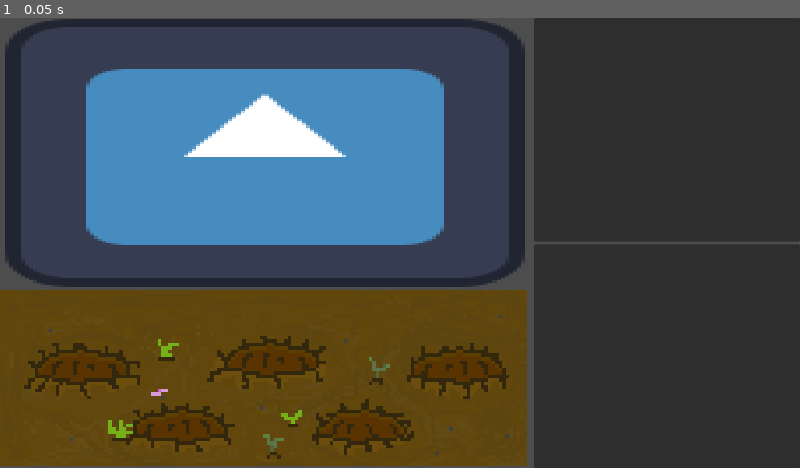
Above: before the commit, frame 1.
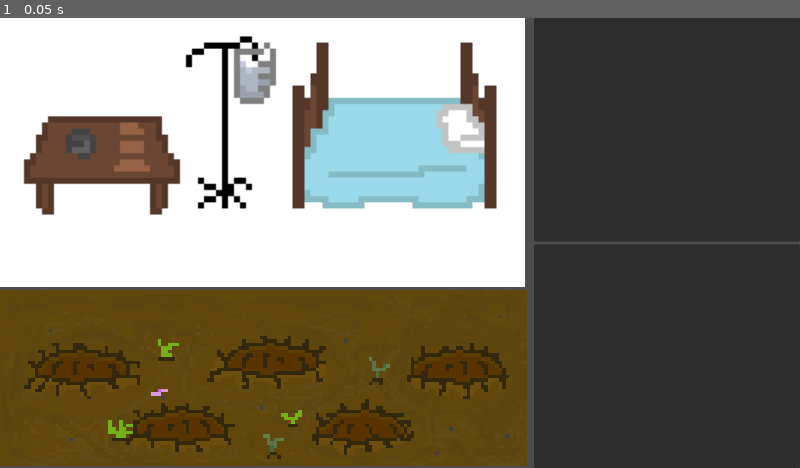
Above: after the commit, the same moment.

Repository: Chasmessian/Shadow-Alchemy
Game: Godot game, scene res://world.tscn
Two runs of this game, one before a commit and one after it. Both use one fixed random seed, a clock stepped at 60 frames per second and the inputs below. The engine's default icon, where the game draws it, is replaced by a stand-in: a white triangle on a blue panel in a dark square.
Inputs:
- Up to frame 1 (0.05 s): no input

The runs differ from the first frame. In frame 1, 38% of the frame differs, in the area x 0-66%, y 0-60%.

Commit message:
Quick background draft

Diff:
--- a/journal.gd
+++ b/journal.gd
@@ -49,12 +49,10 @@
 func _on_left_arrow_pressed():
 	print("Journal: Left Arrow")
 	change_page(-1)
-	print(page_number)
 
 func _on_right_arrow_pressed():
 	print("Journal: Right Arrow")
 	change_page(1)
-	print(page_number)
 
 func change_page(amount): #Just for changing the page
 	page_number += amount
@@ -63,7 +61,6 @@
 
 func get_page(number): # Whenever we need to update the page I guess? Journal should always start at page 0.
 	var mandela_effect = RandomNumberGenerator.new().randi_range(1,100)
-	print(mandela_effect)
 	if number == 10 and mandela_effect > 90:
 			current_title_left.text = "Mambella's Effect"
 			current_title_right.text = "Mambella's Effect"
--- a/journal.tscn
+++ b/journal.tscn
@@ -1,10 +1,10 @@
 [gd_scene load_steps=6 format=3 uid="uid://drmrj53ferrvw"]
 
 [ext_resource type="Script" path="res://journal.gd" id="1_3nkps"]
-[ext_resource type="Texture2D" uid="uid://che6nifmou86t" path="res://UI/journal.png" id="1_3qhr3"]
-[ext_resource type="Texture2D" uid="uid://cp24vf1dyuc5t" path="res://UI/arrow_left.png" id="2_2kd72"]
-[ext_resource type="FontFile" uid="uid://qxc36i5l7jjy" path="res://UI/VCR_OSD_MONO_1.001.ttf" id="2_c4v05"]
-[ext_resource type="Texture2D" uid="uid://bjp4rdgp6e5xu" path="res://UI/arrow_right.png" id="4_fmr4h"]
+[ext_resource type="Texture2D" uid="uid://che6nifmou86t" path="res://UI/JournalScene/journal.png" id="1_3qhr3"]
+[ext_resource type="Texture2D" uid="uid://cp24vf1dyuc5t" path="res://UI/JournalScene/arrow_left.png" id="2_2kd72"]
+[ext_resource type="FontFile" uid="uid://qxc36i5l7jjy" path="res://UI/JournalScene/VCR_OSD_MONO_1.001.ttf" id="2_c4v05"]
+[ext_resource type="Texture2D" uid="uid://bjp4rdgp6e5xu" path="res://UI/JournalScene/arrow_right.png" id="4_fmr4h"]
 
 [node name="Journal" type="Node2D"]
 script = ExtResource("1_3nkps")
--- a/viewport.tscn
+++ b/viewport.tscn
@@ -1,5 +1,6 @@
-[gd_scene load_steps=2 format=3 uid="uid://5edxrxt3wkbv"]
+[gd_scene load_steps=3 format=3 uid="uid://5edxrxt3wkbv"]
 
+[ext_resource type="Texture2D" uid="uid://dawv6qhl1mysp" path="res://Journal Text/bg.png" id="1_0ola4"]
 [ext_resource type="Texture2D" uid="uid://cc1eogsgkx3v2" path="res://icon.svg" id="1_ol2cq"]
 
 [node name="Control" type="Control"]
@@ -8,7 +9,13 @@
 size_flags_horizontal = 3
 size_flags_vertical = 3
 
+[node name="Sprite2D" type="Sprite2D" parent="."]
+position = Vector2(378, 193.5)
+scale = Vector2(2.16, 2.21143)
+texture = ExtResource("1_0ola4")
+
 [node name="Background" type="Sprite2D" parent="."]
+visible = false
 texture_filter = 1
 position = Vector2(381.5, 194)
 scale = Vector2(5.85156, 3.01562)
Binary file added: Journal Text/bg.png
Not shown, changed: Journal Text/bg.png.import
Renamed: UI/VCR_OSD_MONO_1.001.ttf -> UI/JournalScene/VCR_OSD_MONO_1.001.ttf
Not shown, changed: UI/JournalScene/VCR_OSD_MONO_1.001.ttf.import
Renamed: UI/arrow_left.png -> UI/JournalScene/arrow_left.png
Not shown, added: UI/JournalScene/arrow_left.png.import
Renamed: UI/arrow_right.png -> UI/JournalScene/arrow_right.png
Not shown, changed: UI/JournalScene/arrow_right.png.import
Renamed: UI/journal.png -> UI/JournalScene/journal.png
Not shown, added: UI/JournalScene/journal.png.import
Binary file added: UI/MainScene/bg.png
Not shown, changed: UI/MainScene/bg.png.import
